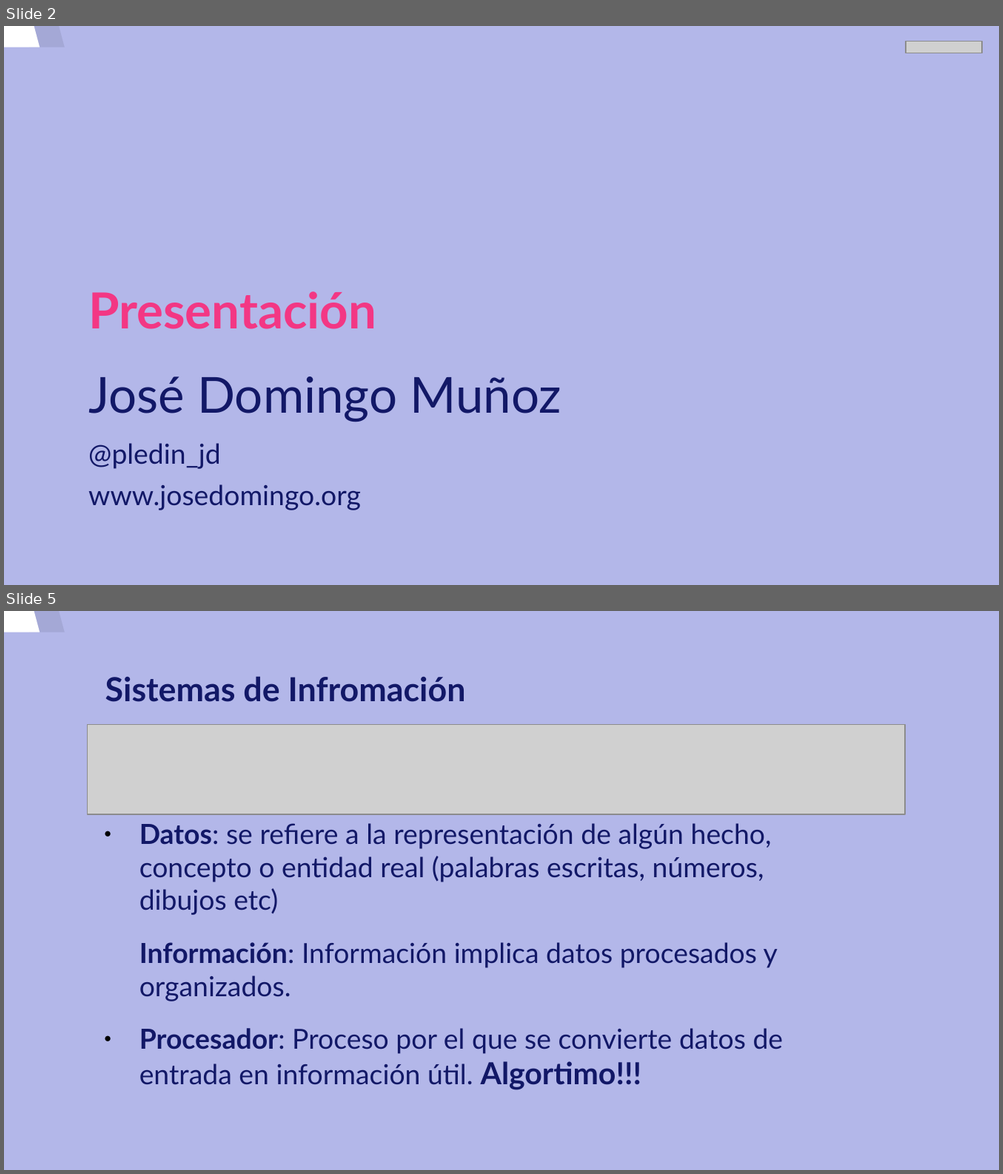
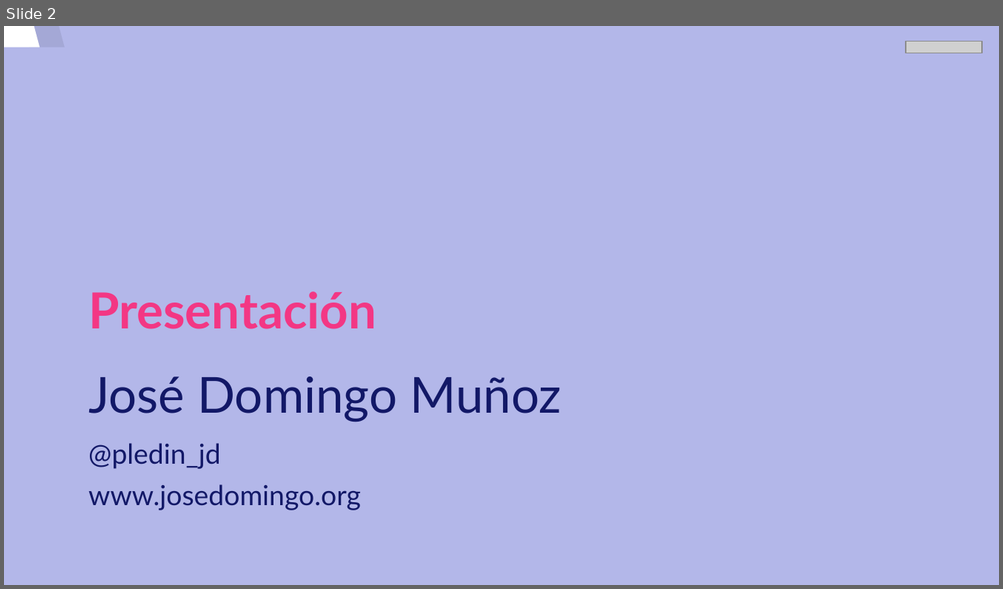
Before and after one commit to josedom24/curso_programacion, a slide deck: curso/u2/u2.odp. Shown one above the other, each under a label of ours: slides 2 and 5 before the commit, slide 2 after it; the slides between them are not shown. The pictures are 1003x1174 and 1003x589 pixels, drawn with LibreOffice and Linux fonts; fonts in the diff are those of the drawing; grey boxes stand for pictures. Boxes give left, top, right and bottom in pixels: in the first picture for what was removed or moved away, otherwise in the second. Text is boxed around its words. In the diff, an @@ line names an element or a change of style, - is before the commit and + after.

```diff
--- a/curso/u2/u2.odp
+++ b/curso/u2/u2.odp
@@ slide 5 removed at (4,611,999,1170), background #B3B7E9; not listed: 2 template elements that a slide beside it also shows @@
@@ title removed at (105,676,466,702) @@
-Sistemas de Infromación
@@ picture removed at (88,724,905,815) @@
@@ text removed at (139,823,783,1091) @@
-● Datos: se refiere a la representación de algún hecho, concepto o entidad real (palabras escritas, números, dibujos etc)
-Información: Información implica datos procesados y organizados.
-● Procesador: Proceso por el que se convierte datos de entrada en información útil. Algortimo!!!
```
Also in this commit, not shown: 2 slides added, 2 other slides removed, 2 other files.
